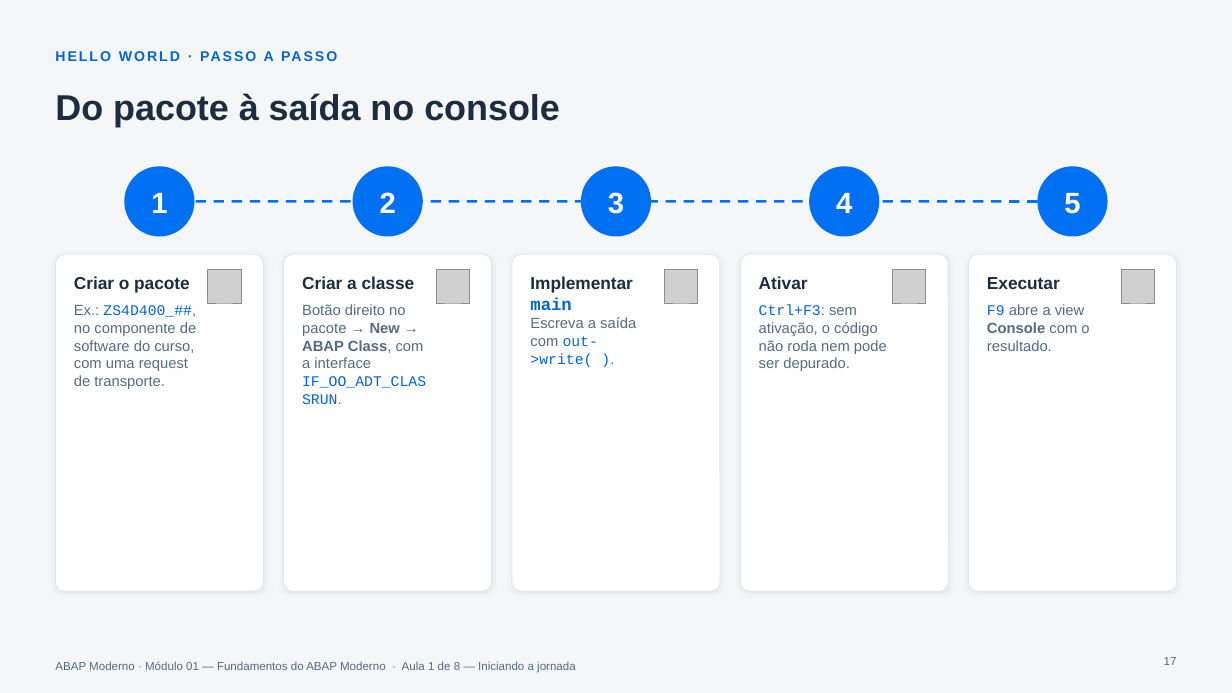
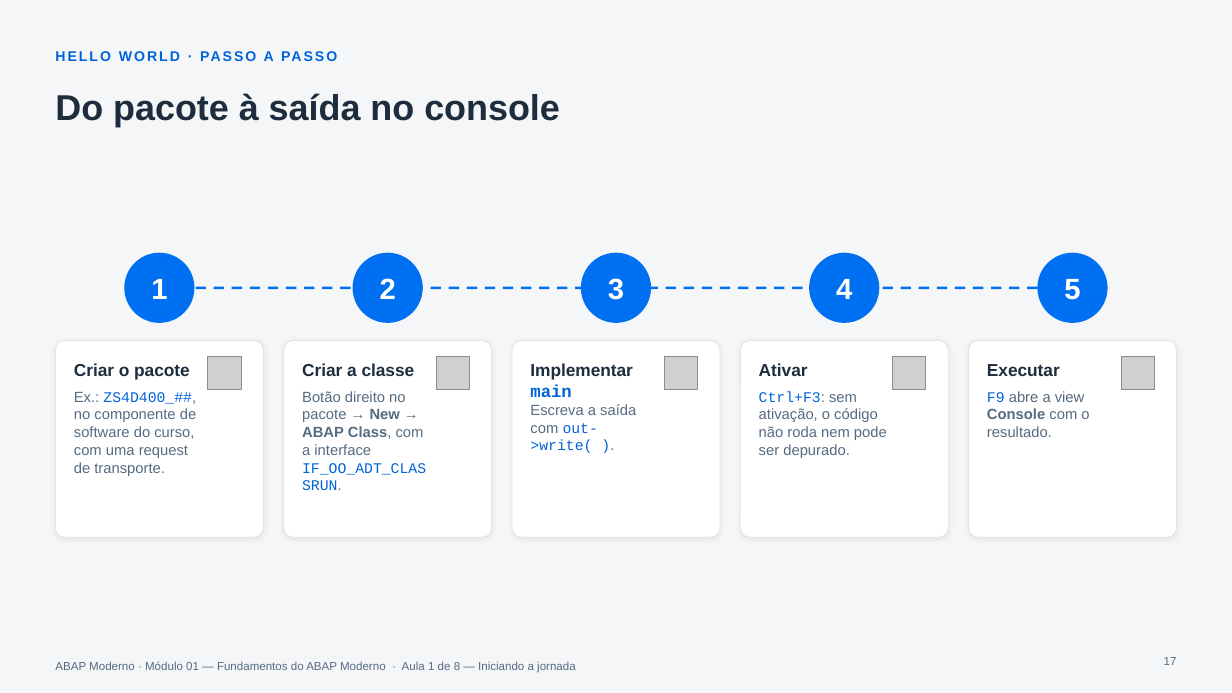
Before and after one commit to AdrianoBispo/estude-sap-abap-moderno, a slide deck: slide 17 of modulo-01/01.01 - Iniciando a Jornada/01.01_ABAP_Cloud_Clean_Core_E_ADT.pptx. Drawn at 1232x693 pixels with LibreOffice and Linux fonts; fonts in the diff are those of the drawing; grey boxes stand for pictures. Boxes give left, top, right and bottom in pixels: in the first picture for what was removed or moved away, otherwise in the second. Text is boxed around its words. In the diff, an @@ line names an element or a change of style, - is before the commit and + after.

```diff
--- a/modulo-01/01.01 - Iniciando a Jornada/01.01_ABAP_Cloud_Clean_Core_E_ADT.pptx
+++ b/modulo-01/01.01 - Iniciando a Jornada/01.01_ABAP_Cloud_Clean_Core_E_ADT.pptx
@@ rounded rectangle: place and size @@
-rounded rectangle at bbox=[55, 254, 263, 592]
+rounded rectangle at bbox=[55, 341, 263, 538]
@@ text "Criar o pacote": place and size @@
-text "Criar o pacote" at bbox=[74, 276, 196, 389]
+text "Criar o pacote" at bbox=[74, 363, 196, 476]
@@ rounded rectangle: place and size @@
-rounded rectangle at bbox=[284, 254, 492, 592]
+rounded rectangle at bbox=[284, 341, 492, 538]
@@ text "Criar a classe": place and size @@
-text "Criar a classe" at bbox=[302, 276, 426, 388]
+text "Criar a classe" at bbox=[302, 363, 426, 475]
@@ rounded rectangle: place and size @@
-rounded rectangle at bbox=[512, 254, 720, 592]
+rounded rectangle at bbox=[512, 341, 720, 538]
@@ text "Implementar main": place and size @@
-text "Implementar main" at bbox=[530, 276, 636, 367]
+text "Implementar main" at bbox=[530, 363, 636, 453]
@@ rounded rectangle: place and size @@
-rounded rectangle at bbox=[740, 254, 948, 592]
+rounded rectangle at bbox=[740, 341, 948, 538]
@@ text "Ativar": place and size @@
-text "Ativar" at bbox=[759, 276, 887, 371]
+text "Ativar" at bbox=[759, 363, 887, 458]
@@ 5 pictures, 5 texts, 5 ellipses, 1 line: place and size @@
-5 pictures, 5 texts, 5 ellipses, 1 line at bbox=[125, 166, 1154, 303]
+5 pictures, 5 texts, 5 ellipses, 1 line at bbox=[125, 252, 1154, 389]
@@ proportions changed in 5 elements at bbox=[55, 341, 263, 538], bbox=[284, 341, 492, 538], bbox=[512, 341, 720, 538], bbox=[740, 341, 948, 538], bbox=[969, 341, 1177, 538] @@
@@ rounded rectangle: place and size @@
-rounded rectangle at bbox=[969, 254, 1177, 592]
+rounded rectangle at bbox=[969, 341, 1177, 538]
@@ text "Executar": place and size @@
-text "Executar" at bbox=[987, 277, 1089, 351]
+text "Executar" at bbox=[987, 364, 1089, 437]
```
Also in this commit, not shown: 5 other slides changed, 7 other files.
